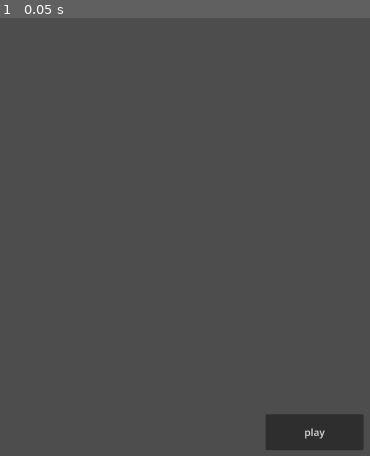
Above: before the commit, frame 1.
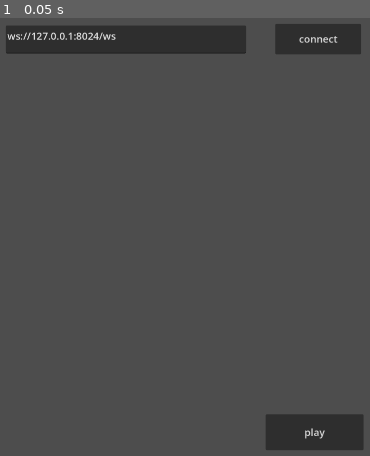
Above: after the commit, the same moment.

Repository: weiyi-boynextdoor/ProjectKobeClient
Game: Godot game, scene res://main_ui.tscn
Two runs of this game, one before a commit and one after it. Both use one fixed random seed, a clock stepped at 60 frames per second and the inputs below.
Inputs:
- Up to frame 1 (0.05 s): no input

The runs differ from the first frame. In frame 1, 5.6% of the frame differs, in the area x 1-98%, y 1-9%.

Commit message:
add websocket connection

Diff:
--- a/main_ui.gd
+++ b/main_ui.gd
@@ -1,5 +1,44 @@
 extends Control
+
+const CONNECT_TIMEOUT := 5.0
+
+var ws := WebSocketPeer.new()
+var ws_state := WebSocketPeer.STATE_CLOSED
+var connect_timer := 0.0
+
+
+func _process(delta: float) -> void:
+	ws.poll()
+	ws_state = ws.get_ready_state()
+	match ws_state:
+		WebSocketPeer.STATE_CONNECTING:
+			connect_timer += delta
+			if connect_timer >= CONNECT_TIMEOUT:
+				ws.close()
+				connect_timer = 0.0
+			$btn_connect.text = "connecting..."
+			$btn_connect.disabled = true
+		WebSocketPeer.STATE_OPEN:
+			$btn_connect.text = "disconnect"
+			$btn_connect.disabled = false
+		WebSocketPeer.STATE_CLOSING:
+			$btn_connect.text = "disconnecting..."
+			$btn_connect.disabled = true
+		WebSocketPeer.STATE_CLOSED:
+			connect_timer = 0.0
+			$btn_connect.text = "connect"
+			$btn_connect.disabled = false
 
 
 func _on_btn_playsound_pressed() -> void:
-	$AudioStreamPlayer.play() # Replace with function body.
+	$audio_player.play()
+
+
+func _on_btn_connect_pressed() -> void:
+	match ws.get_ready_state():
+		WebSocketPeer.STATE_CLOSED:
+			var url: String = $text_connect_ip.text.strip_edges()
+			connect_timer = 0.0
+			ws.connect_to_url(url)
+		WebSocketPeer.STATE_OPEN:
+			ws.close()
--- a/main_ui.tscn
+++ b/main_ui.tscn
@@ -28,7 +28,46 @@
 theme_override_font_sizes/font_size = 24
 text = "play"
 
-[node name="AudioStreamPlayer" type="AudioStreamPlayer" parent="." unique_id=1970930912]
+[node name="audio_player" type="AudioStreamPlayer" parent="." unique_id=1970930912]
 stream = ExtResource("2")
 
+[node name="btn_connect" type="Button" parent="." unique_id=492468769]
+layout_mode = 1
+anchors_preset = 1
+anchor_left = 1.0
+anchor_right = 1.0
+offset_left = -237.0
+offset_top = 31.0
+offset_right = -31.0
+offset_bottom = 104.0
+grow_horizontal = 0
+theme_override_font_sizes/font_size = 24
+text = "connect
+"
+
+[node name="text_connect_ip" type="TextEdit" parent="." unique_id=1899598809]
+layout_mode = 1
+anchors_preset = -1
+anchor_left = 1.0
+anchor_right = 1.0
+offset_left = -884.0
+offset_top = 35.0
+offset_right = -307.0
+offset_bottom = 102.0
+theme_override_font_sizes/font_size = 24
+text = "ws://127.0.0.1:8024/ws"
+
+[node name="text_assistant_response" type="RichTextLabel" parent="." unique_id=75583829]
+layout_mode = 1
+anchors_preset = -1
+anchor_top = 0.517
+anchor_right = 1.0
+anchor_bottom = 0.517
+offset_left = 79.0
+offset_top = 3.6399536
+offset_right = -492.0
+offset_bottom = 69.63995
+grow_vertical = 2
+
 [connection signal="pressed" from="btn_playsound" to="." method="_on_btn_playsound_pressed"]
+[connection signal="pressed" from="btn_connect" to="." method="_on_btn_connect_pressed"]
